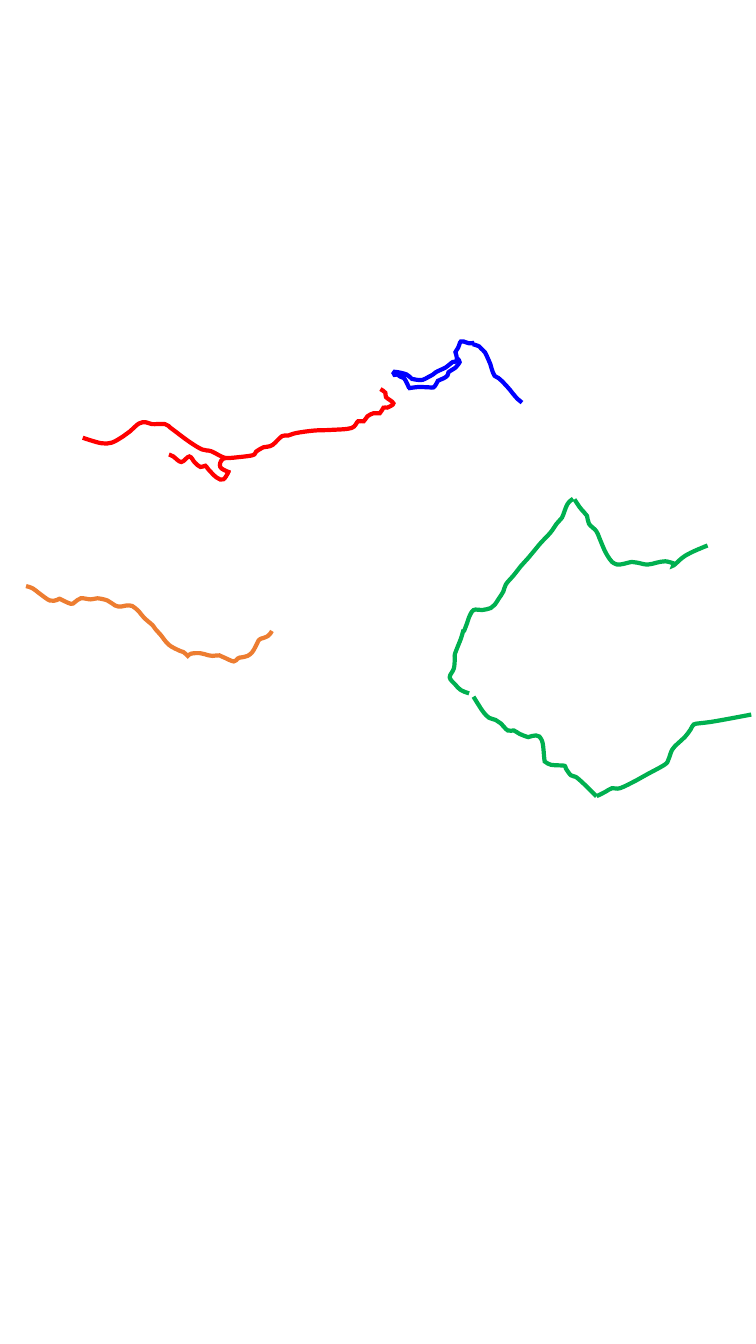
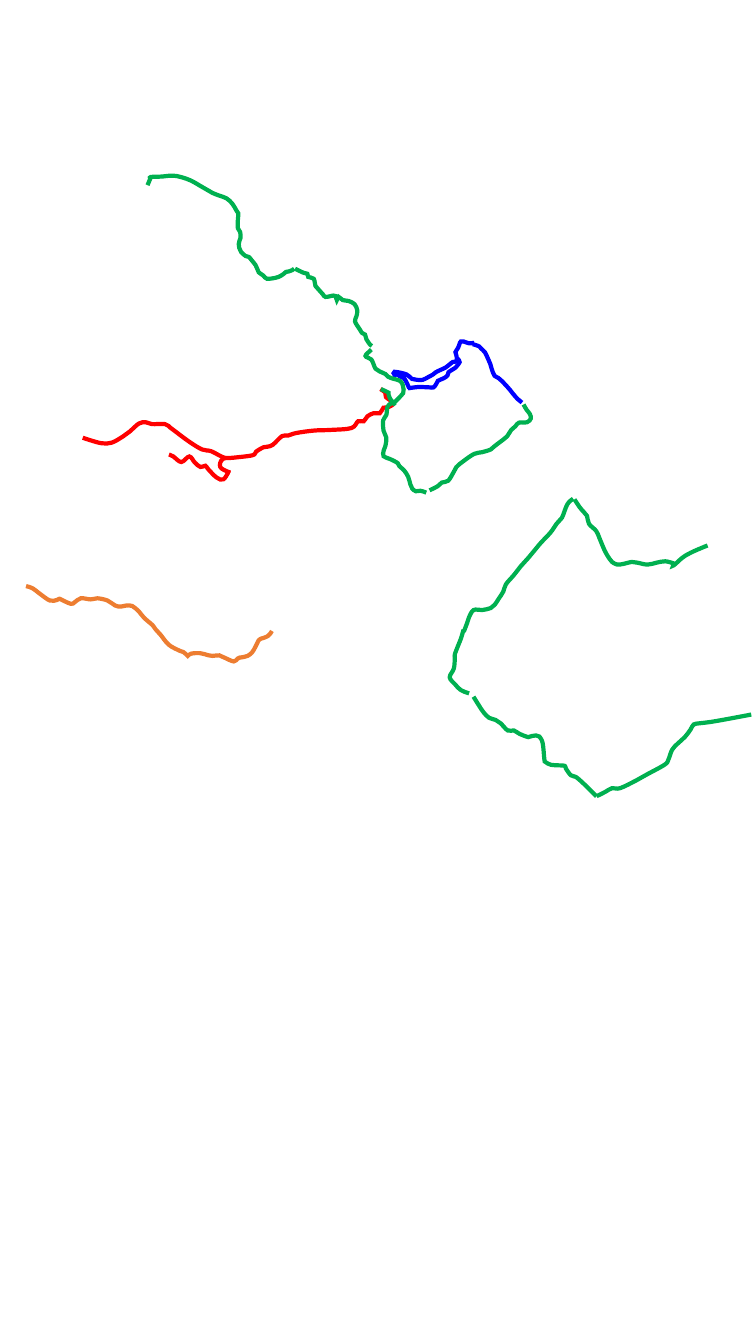
Before and after one commit to whitesoun/homepage, a slide deck: slide 2 of 0.PPT파일/등산지도_경로_세로_2020-08-29.pptx. Drawn at 756x1344 pixels with LibreOffice and Linux fonts; fonts in the diff are those of the drawing; background and template pictures are left out. Boxes give left, top, right and bottom in pixels: in the first picture for what was removed or moved away, otherwise in the second. Text is boxed around its words. In the diff, an @@ line names an element or a change of style, - is before the commit and + after.

```diff
--- a/0.PPT파일/등산지도_경로_세로_2020-08-29.pptx
+++ b/0.PPT파일/등산지도_경로_세로_2020-08-29.pptx
@@ freeform shape added at [147,175,293,278], outline #00B050 3 pt @@
@@ freeform shape added at [295,269,372,347], outline #00B050 3 pt @@
@@ freeform shape added at [366,350,404,404], outline #00B050 3 pt @@
@@ freeform shape added at [383,403,426,493], outline #00B050 3 pt @@
@@ freeform shape added at [429,404,531,490], outline #00B050 3 pt @@
```
Also in this commit, not shown: 1 other slide changed, 1 slide added, 1 slide removed, 14 other files.
